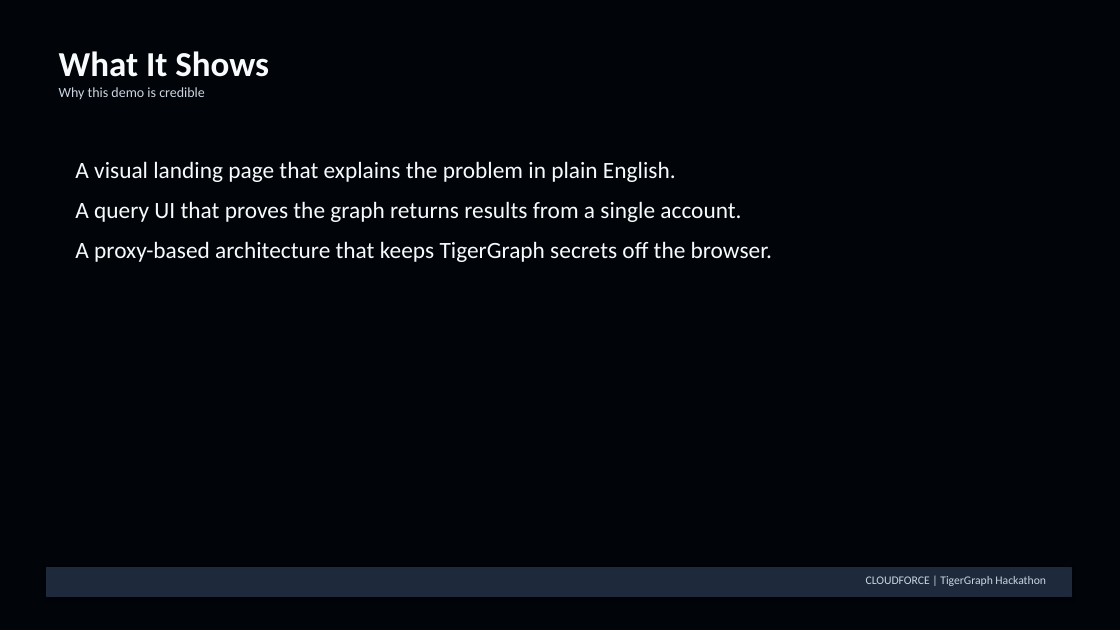
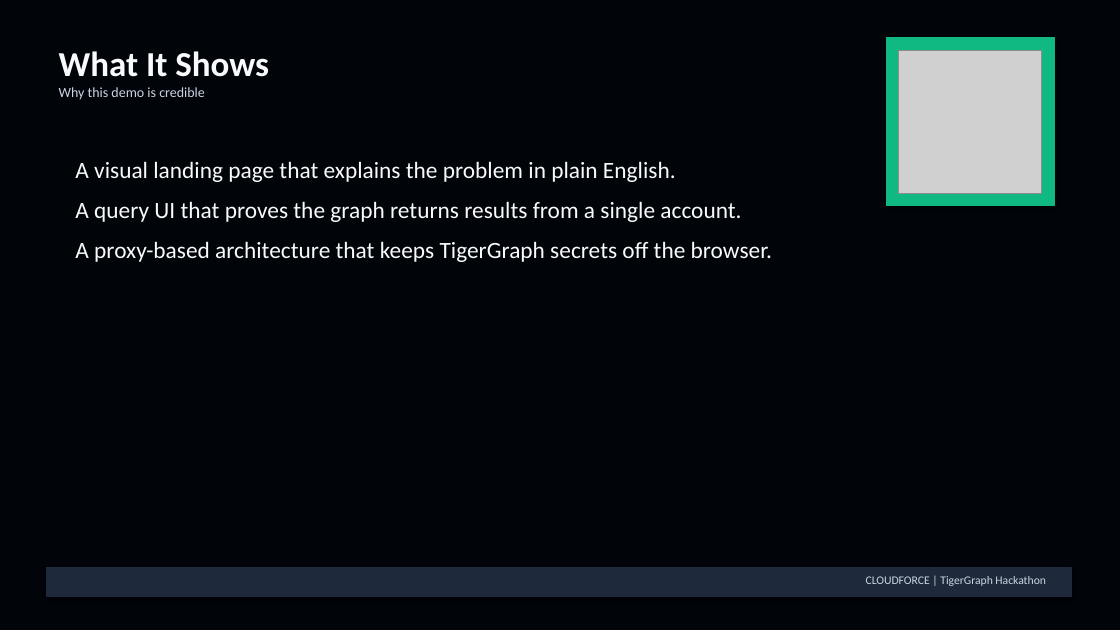
Before and after one commit to satyamhub/cloudforce-fraud-ring, a slide deck: slide 3 of CLOUDFORCE_Fraud_Ring_Early_Warning_screenshots.pptx. Drawn at 1120x630 pixels with LibreOffice and Linux fonts; fonts in the diff are those of the drawing; grey boxes stand for pictures. Boxes give left, top, right and bottom in pixels: in the first picture for what was removed or moved away, otherwise in the second. Text is boxed around its words. In the diff, an @@ line names an element or a change of style, - is before the commit and + after.

```diff
--- a/CLOUDFORCE_Fraud_Ring_Early_Warning_screenshots.pptx
+++ b/CLOUDFORCE_Fraud_Ring_Early_Warning_screenshots.pptx
@@ rectangle added at (886, 38, 1054, 206), fill #10B981, outline #10B981 0.75 pt @@
@@ picture added at (899, 50, 1042, 193) @@
```
Also in this commit, not shown: 4 other files.
